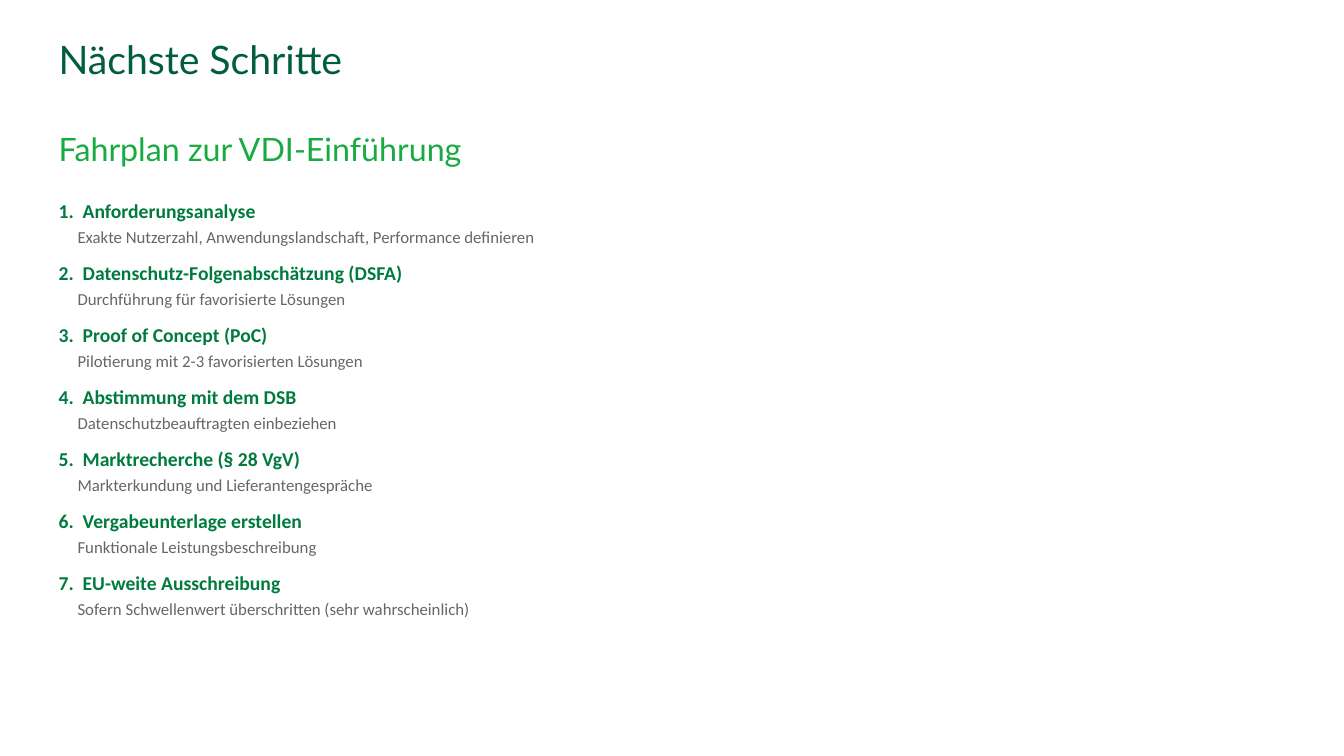
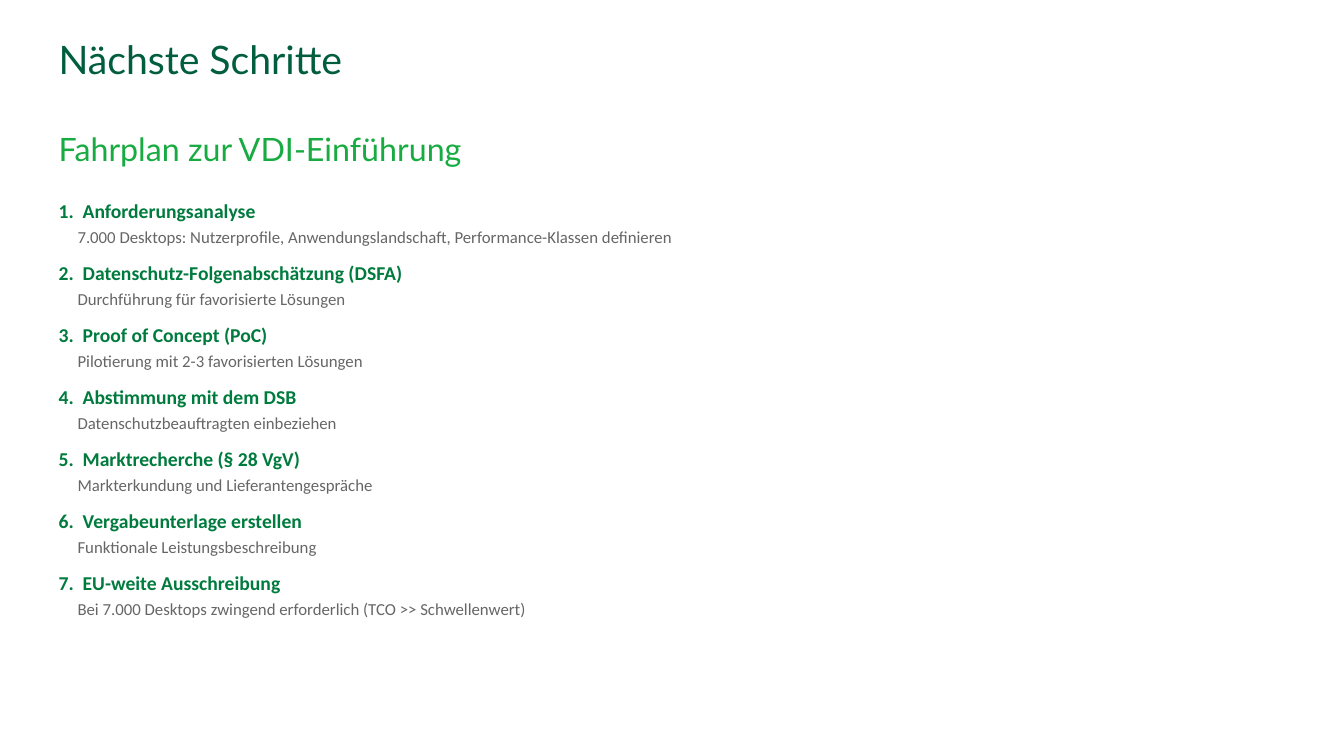
Before and after one commit to stefanbuell-wq/vdi-validation, a slide deck: slide 25 of docs/VDI-Vergleichsanalyse.pptx. Drawn at 1344x756 pixels with LibreOffice and Linux fonts; fonts in the diff are those of the drawing; background and template pictures are left out. Boxes give left, top, right and bottom in pixels: in the first picture for what was removed or moved away, otherwise in the second. Text is boxed around its words. In the diff, an @@ line names an element or a change of style, - is before the commit and + after.

```diff
--- a/docs/VDI-Vergleichsanalyse.pptx
+++ b/docs/VDI-Vergleichsanalyse.pptx
@@ text at [78,231,672,246]: text changed @@
-Exakte Nutzerzahl, Anwendungslandschaft, Performance definieren
+7.000 Desktops: Nutzerprofile, Anwendungslandschaft, Performance-Klassen definieren
@@ text at [78,603,525,618]: text changed @@
-Sofern Schwellenwert überschritten (sehr wahrscheinlich)
+Bei 7.000 Desktops zwingend erforderlich (TCO >> Schwellenwert)
```
Also in this commit, not shown: 12 other slides changed, 1 other file.
